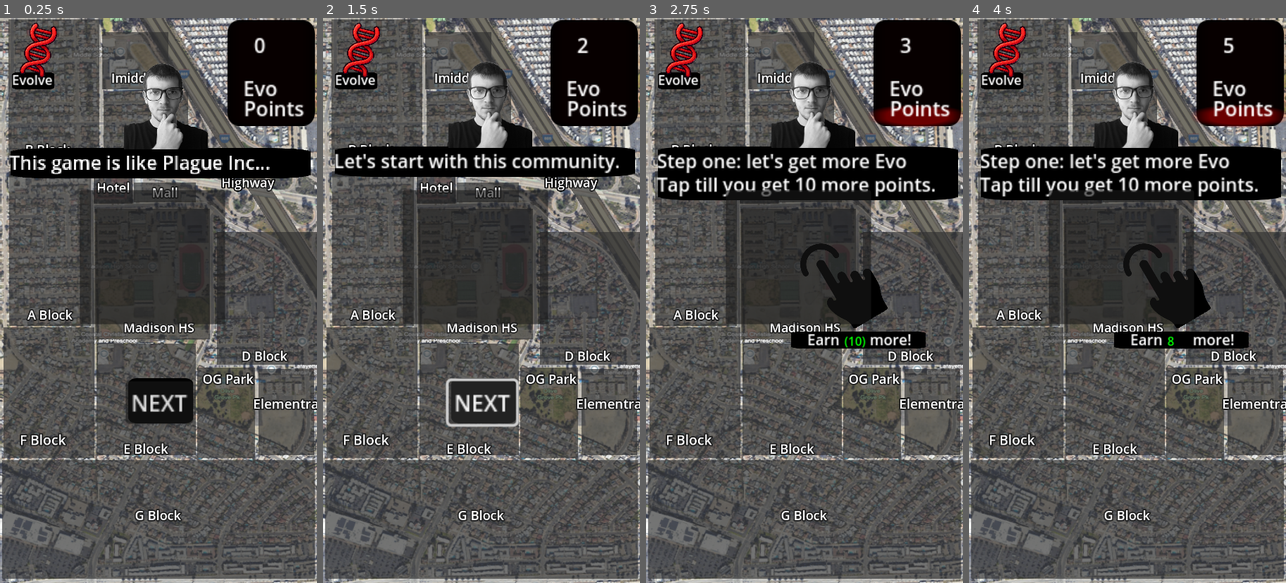
Above: before the commit, frames 1-4 (left to right).
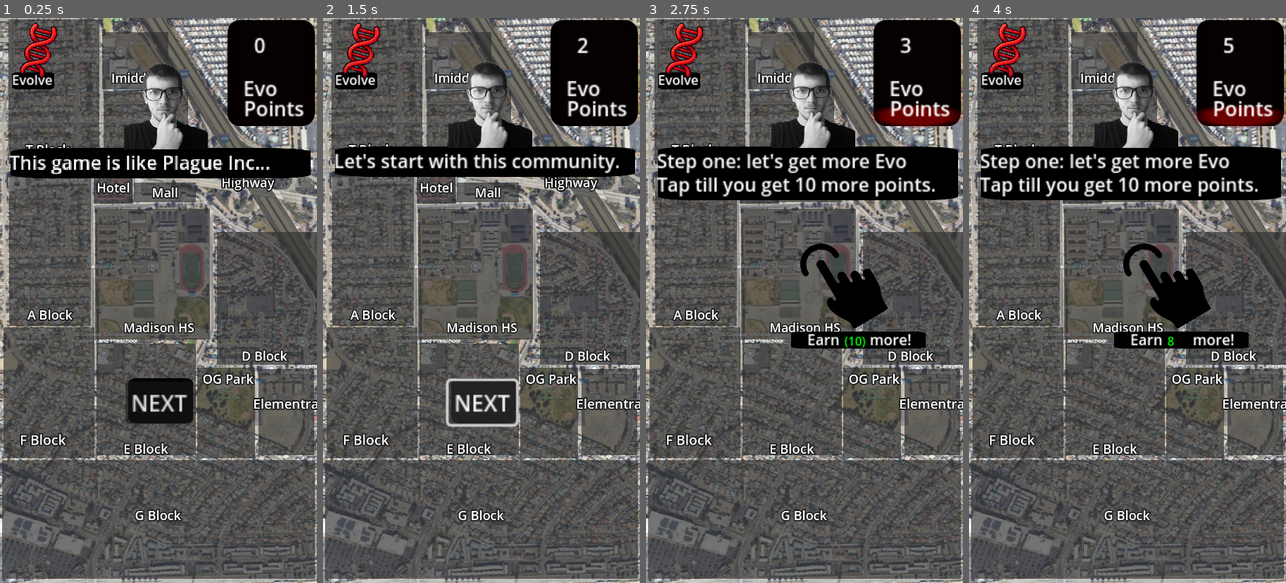
Above: after the commit, the same moments.

Repository: had2020/Slient_Killer
Game: Godot game, scene res://levels/world.tscn
The game is run twice, just before and just after one commit, with the same random seed, the same clock (stepped at 60 frames per second) and the same inputs. Sound files missing from this copy of the repository are replaced by a short silence.
Inputs (mouse positions are in pixels of both pictures, inside the frame that each line leads up to):
- Up to frame 1 (0.25 s): no input
- Up to frame 2 (1.5 s): click "NEXT" at 0.5 s; click "NEXT" at 1.25 s
- Up to frame 3 (2.75 s): click "NEXT" at 2 s
- Up to frame 4 (4 s): tap Enter at 2.75 s; move the mouse to (1197, 272) at 2.77 s; press the mouse at (1197, 272) at 2.78 s; tap Space at 3.5 s; move the mouse to (1064, 328) at 3.52 s; release the mouse at (1064, 328) at 3.53 s; click (1064, 328) at 3.6 s

The runs differ from the first frame. In frame 1, 10% of the frame differs, in the area x 7-72%, y 22-55%; in frame 2, 10%; in frame 3, 8.2%; in frame 4, 8.2%.

Commit message:
last minutes soon with QR sharer

Diff:
--- a/slient_killer/levels/world.tscn
+++ b/slient_killer/levels/world.tscn
@@ -2765,6 +2765,7 @@
 texture = ExtResource("12_yfe8t")
 
 [node name="Panel" type="Panel" parent="Gui"]
+visible = false
 layout_mode = 0
 offset_left = 162.0
 offset_top = 350.0
@@ -2773,6 +2774,11 @@
 scale = Vector2(1.50357, 1.50357)
 script = ExtResource("27_ap2km")
 
+[node name="QR_Code_share" type="Control" parent="Gui"]
+anchors_preset = 0
+offset_right = 40.0
+offset_bottom = 40.0
+
 [node name="zones" type="Node3D" parent="."]
 
 [node name="Madison" type="Node3D" parent="zones"]
@@ -2928,7 +2934,7 @@
 
 [node name="Label3D7" type="Label3D" parent="Zone_names"]
 transform = Transform3D(20, 0, 0, 0, -8.74229e-07, 20, 0, -20, -8.74229e-07, -28.0237, 2.43245, -38.0266)
-text = "B Block"
+text = "T Block"
 
 [node name="Label3D8" type="Label3D" parent="Zone_names"]
 transform = Transform3D(20, 0, 0, 0, -8.74229e-07, 20, 0, -20, -8.74229e-07, -2.99404, 2.43245, -39.1557)
@@ -2996,6 +3002,9 @@
 [node name="broke_timer" type="Timer" parent="."]
 wait_time = 2.0
 one_shot = true
+
+[node name="Dot_timer" type="Timer" parent="."]
+autostart = true
 
 [connection signal="finished" from="Music" to="Music" method="_on_finished"]
 [connection signal="button_down" from="Gui/Evo_button/Evo_Button" to="Gui/Evo_button" method="_on_evo_button_button_down"]
Not shown, changed: slient_killer/assets/.DS_Store
